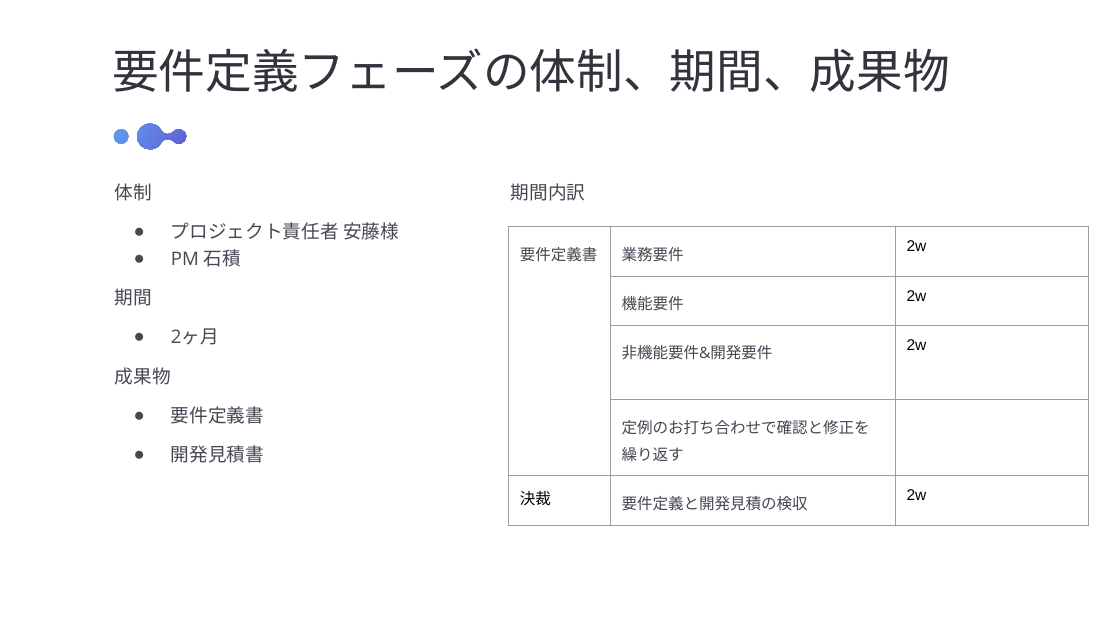
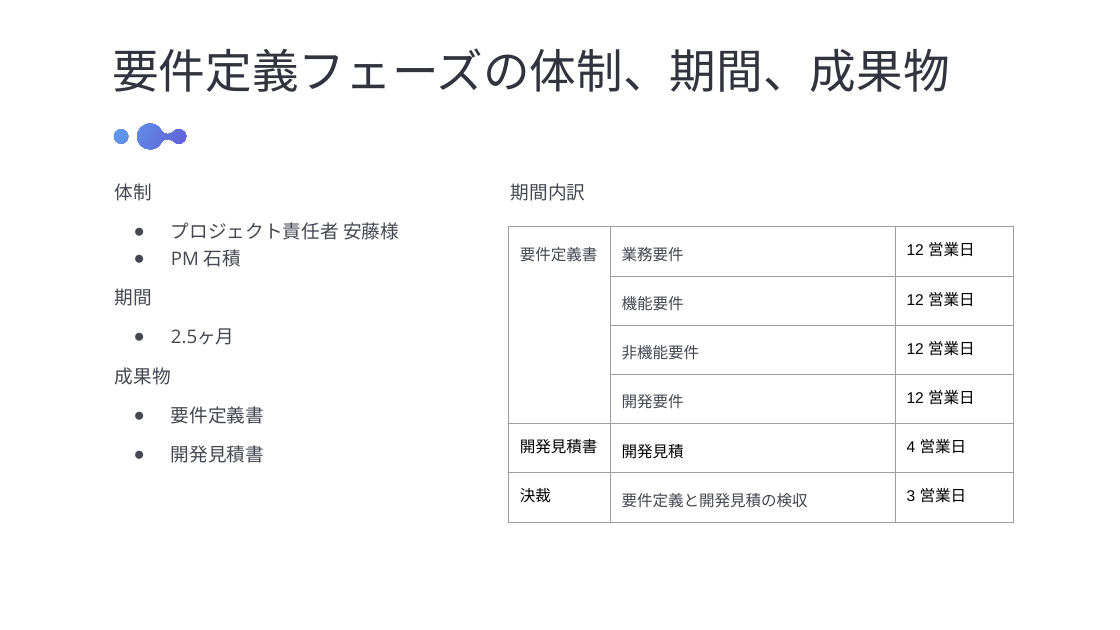
Before and after one commit to NaoyaIshizumi-Pasona/pm-cause-ec, a slide deck: slide 11 of 提案書/キックオフ_石積.pptx (slide 9 before the commit). Drawn at 1120x630 pixels with LibreOffice and Linux fonts; fonts in the diff are those of the drawing. Boxes give left, top, right and bottom in pixels: in the first picture for what was removed or moved away, otherwise in the second. Text is boxed around its words. In the diff, an @@ line names an element or a change of style, - is before the commit and + after.

```diff
--- a/提案書/キックオフ_石積.pptx
+++ b/提案書/キックオフ_石積.pptx
@@ table at (508, 227, 1012, 512) @@
-row 1: 要件定義書 | 業務要件 | 2w
-row 2:  | 機能要件 | 2w
-row 3:  | 非機能要件&開発要件 | 2w
-row 4:  | 定例のお打ち合わせで確認と修正を繰り返す | 
-row 5: 決裁 | 要件定義と開発見積の検収 | 2w
+row 1: 要件定義書 | 業務要件 | 12 営業日
+row 2:  | 機能要件 | 12 営業日
+row 3:  | 非機能要件 | 12 営業日
+row 4:  | 開発要件 | 12 営業日
+row 5: 開発見積書 | 開発見積 | 4 営業日
+row 6: 決裁 | 要件定義と開発見積の検収 | 3 営業日
@@ table: place and size @@
-table at (508, 227, 1089, 515)
+table at (508, 227, 1012, 512)
@@ text at (171, 328, 235, 345): text changed @@
-● 2ヶ月
+● 2.5ヶ月
```
Also in this commit, not shown: 10 other slides changed, 3 slides added, 1 slide removed, 2 other files.
